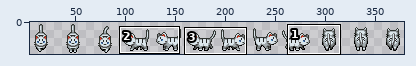
One commit to this sprite sheet: dist/assets/sprite/cat_white.png. The picture above shows the old version from afar; the outline marks the close-up.
Close-up. The starting point:
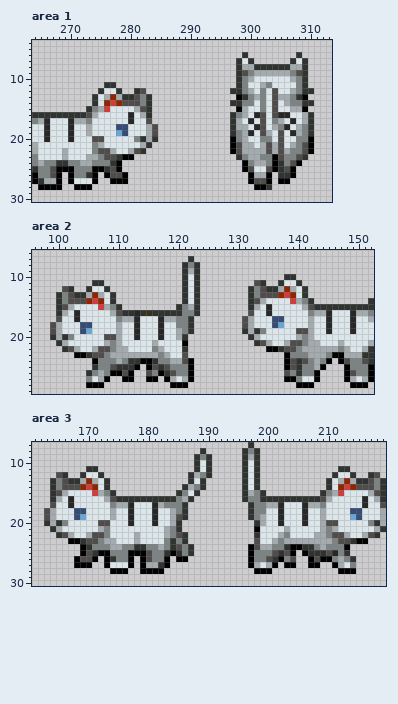
The file is 384x32 pixels. Shown: area 1: x 264..313, y 4..30; area 2: x 96..152, y 6..29; area 3: x 161..219, y 7..30. The wide view leaves out empty margins. The commit also changed other parts of the picture, which this record leaves out.
The result:
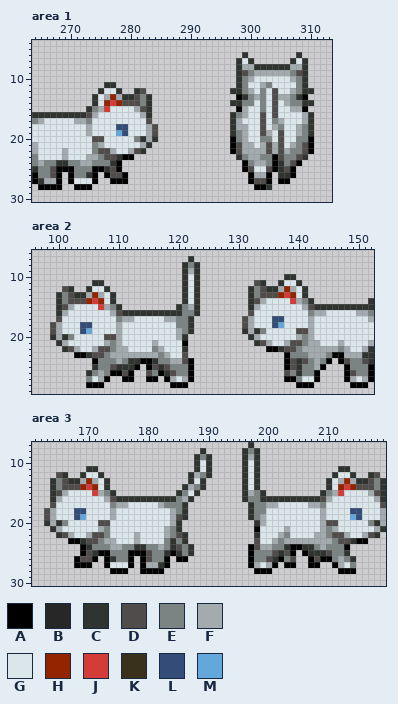
Palette (. is transparent): A #000000  B #272727  C #303430  D #504c4c  E #7c8383  F #a3abaf  G #dbe6eb  H #932400  J #d33c38  K #39311c  L #344c78  M #64a7db
Changes in this commit:
Changed rows in their new state; - is an unchanged pixel.
Area 1:
first column x 266:
16 --------------G--------------------G---GG-
17 G---G---------G-------------------G------G
18 G---G------------------------------G----G-
19 G---G-----------------------------G------G
20 G---G-------------------------------------
Area 2:
first column x 103:
15 --------------------------------G--------------
16 G---------C-C-------------------G---------G---G
17 G---------G---G---------------------------G---G
18 ----------G---G---------------------------G---G
19 ----------G---G---------------------------G---G
20 ----------G---G--------------------------------
Area 3:
first column x 167:
16 G------------------------------------------------G
17 G---------G---G--------------------G---G---------G
18 ----------G---G--------------------G---G----------
19 ----------G---G--------------------G---G----------
20 ----------G---G--------------------G---G----------
first column x 211:
25 E
